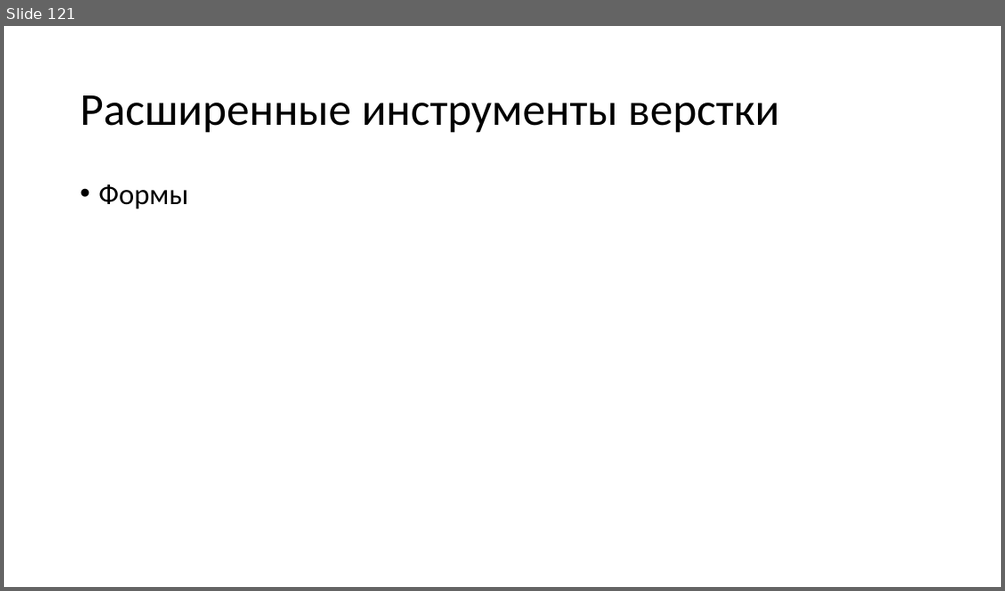
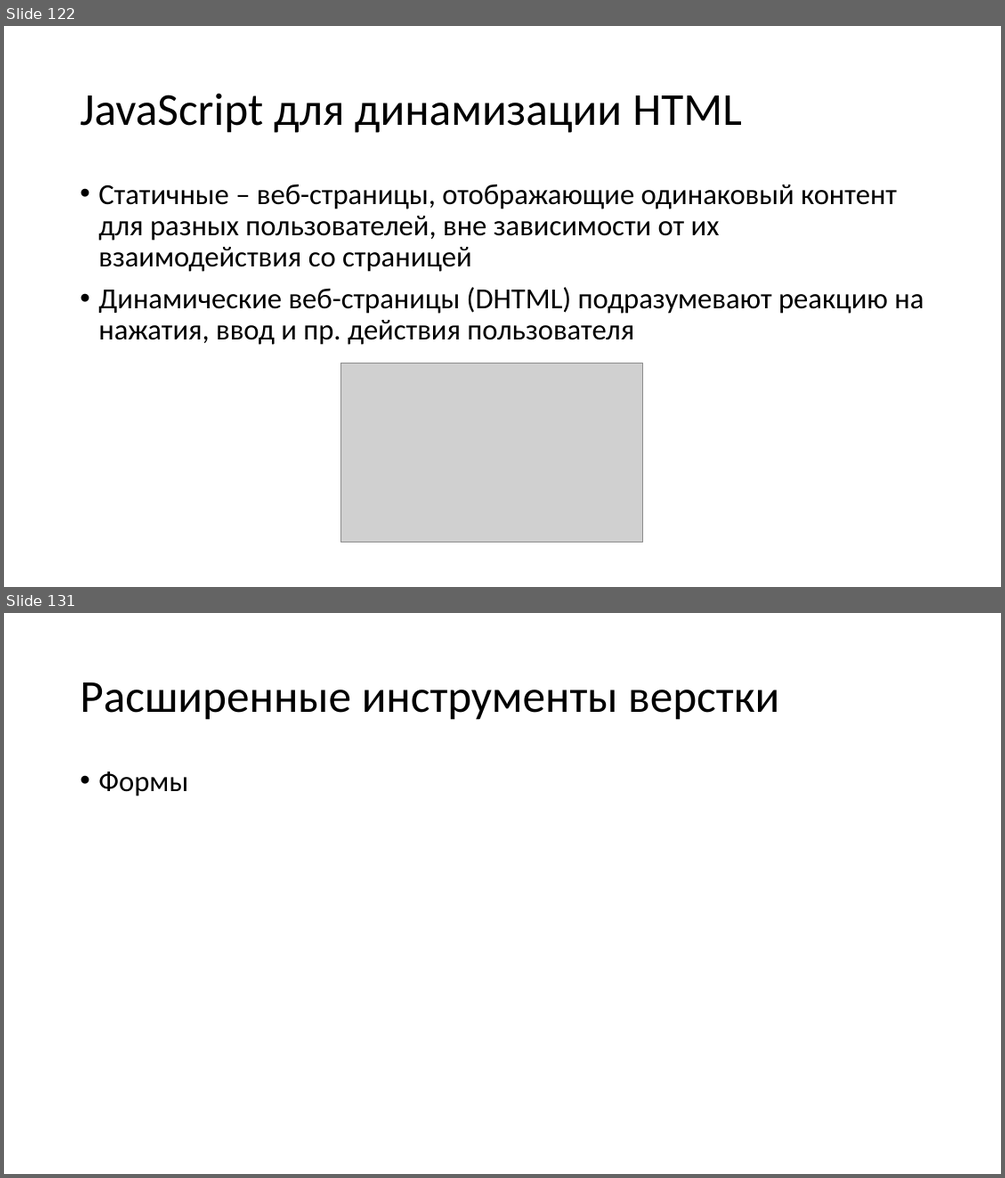
Before and after one commit to heymynameis/web-development, a slide deck: Лекции web.pptx. Shown one above the other, each under a label of ours: slide 121 before the commit, slides 122 and 131 after it; the slides between them are not shown. The pictures are 1005x591 and 1005x1178 pixels, drawn with LibreOffice and Linux fonts; fonts in the diff are those of the drawing; grey boxes stand for pictures. Boxes give left, top, right and bottom in pixels: in the first picture for what was removed or moved away, otherwise in the second. Text is boxed around its words. In the diff, an @@ line names an element or a change of style, - is before the commit and + after.

```diff
--- a/Лекции web.pptx
+++ b/Лекции web.pptx
@@ slide 122 added at [4, 26, 1001, 587], background #FFFFFF @@
@@ title added at [80, 93, 741, 133], 44 pt, text #000000 @@
+JavaScript для динамизации HTML
@@ text added at [98, 184, 923, 345], 28 pt, text #000000 @@
+• Статичные – веб-страницы, отображающие одинаковый контент для разных пользователей, вне зависимости от их взаимодействия со страницей
+• Динамические веб-страницы (DHTML) подразумевают реакцию на нажатия, ввод и пр. действия пользователя
@@ picture added at [340, 363, 643, 543] @@
@@ what was slide 121 is now slide 131 @@
```
Also in this commit, not shown: 9 other slides added, 1 other file.
